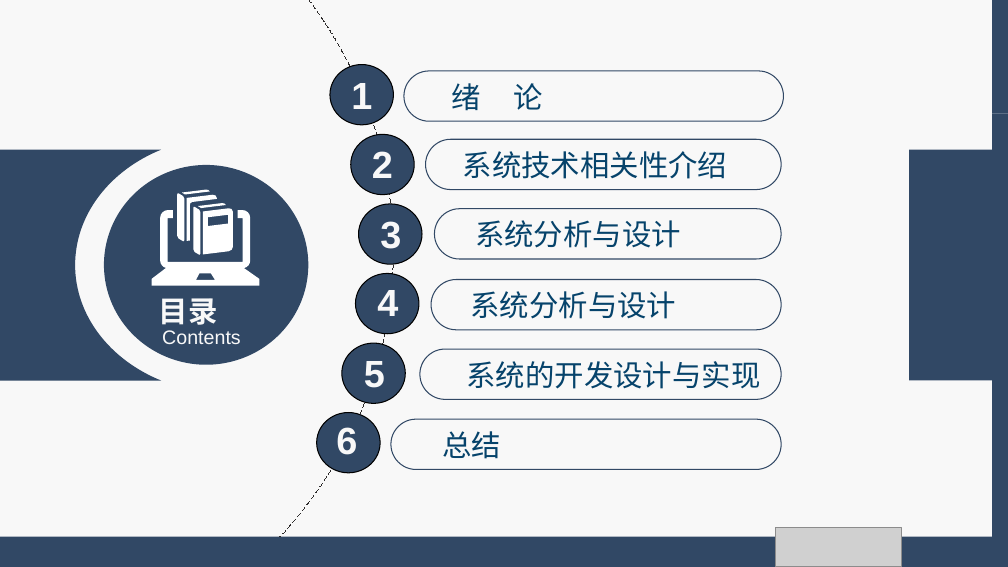
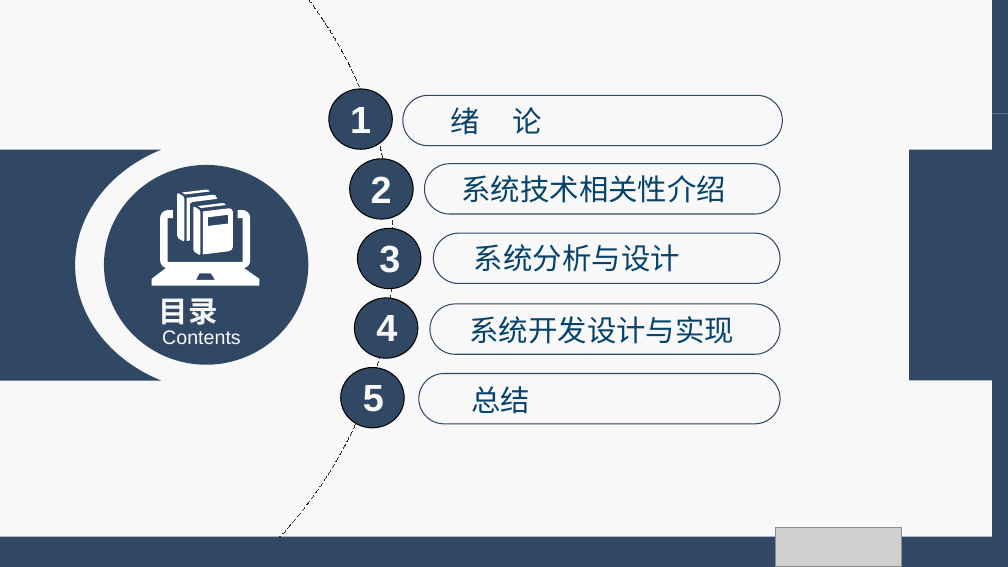
Before and after one commit to cx29/JavaWebSpace, a slide deck: slide 2 of demo/resources/报告/毕业论文答辩.pptx. Drawn at 1008x567 pixels with LibreOffice and Linux fonts; fonts in the diff are those of the drawing; grey boxes stand for pictures. Boxes give left, top, right and bottom in pixels: in the first picture for what was removed or moved away, otherwise in the second. Text is boxed around its words. In the diff, an @@ line names an element or a change of style, - is before the commit and + after.

```diff
--- a/demo/resources/报告/毕业论文答辩.pptx
+++ b/demo/resources/报告/毕业论文答辩.pptx
@@ text at bbox=[469, 316, 734, 344]: text changed @@
-系统分析与设计
+系统开发设计与实现
@@ 8 texts, 5 ellipses, 5 rounded rectangles: place and size @@
-8 texts, 5 ellipses, 5 rounded rectangles at bbox=[330, 65, 784, 403]
+8 texts, 5 ellipses, 5 rounded rectangles at bbox=[329, 89, 783, 428]
@@ text "总结": place and size @@
-text "总结" at bbox=[442, 431, 501, 459]
+text "总结" at bbox=[471, 386, 530, 414]
@@ text removed at bbox=[466, 361, 760, 389] @@
-系统的开发设计与实现
@@ ellipse removed at bbox=[317, 412, 380, 473] @@
@@ rounded rectangle removed at bbox=[391, 419, 781, 470] @@
@@ text removed at bbox=[336, 427, 357, 455] @@
-6
```
Also in this commit, not shown: 7 other slides changed, 4 slides added, 29 slides removed.
